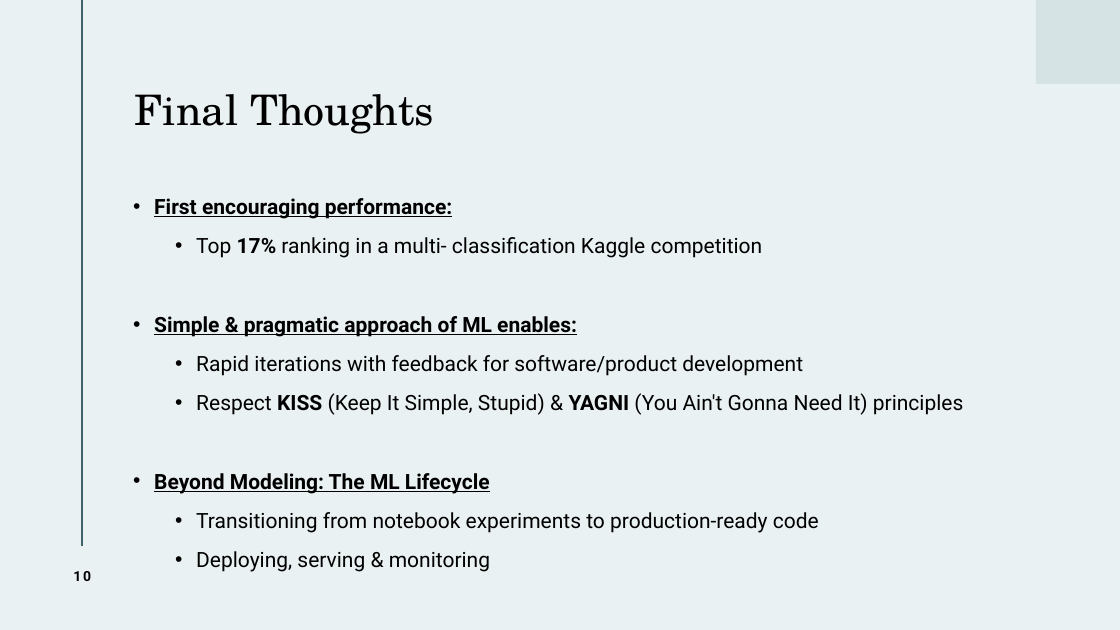
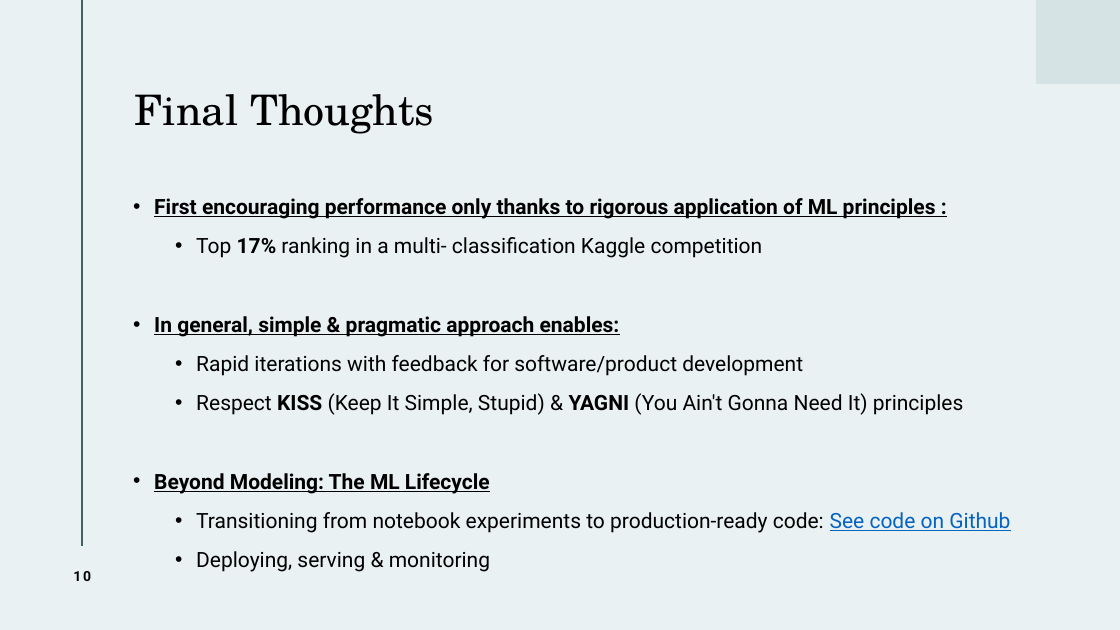
Before and after one commit to necois/kaggle, a slide deck: slide 10 of materials/Indy_2024.pptx. Drawn at 1120x630 pixels with LibreOffice and Linux fonts; fonts in the diff are those of the drawing. Boxes give left, top, right and bottom in pixels: in the first picture for what was removed or moved away, otherwise in the second. Text is boxed around its words. In the diff, an @@ line names an element or a change of style, - is before the commit and + after.

Commit message:
update presentation

```diff
--- a/materials/Indy_2024.pptx
+++ b/materials/Indy_2024.pptx
@@ text at (154, 198, 936, 219): text changed @@
-• First encouraging performance:
+• First encouraging performance only thanks to rigorous application of ML principles :
@@ text at (154, 316, 620, 337): text changed @@
-• Simple & pragmatic approach of ML enables:
+• In general, simple & pragmatic approach enables:
@@ text at (196, 512, 1010, 533): text changed @@
-  • Transitioning from notebook experiments to production-ready code
+  • Transitioning from notebook experiments to production-ready code: See code on Github
```
Also in this commit, not shown: 1 other slide changed.
